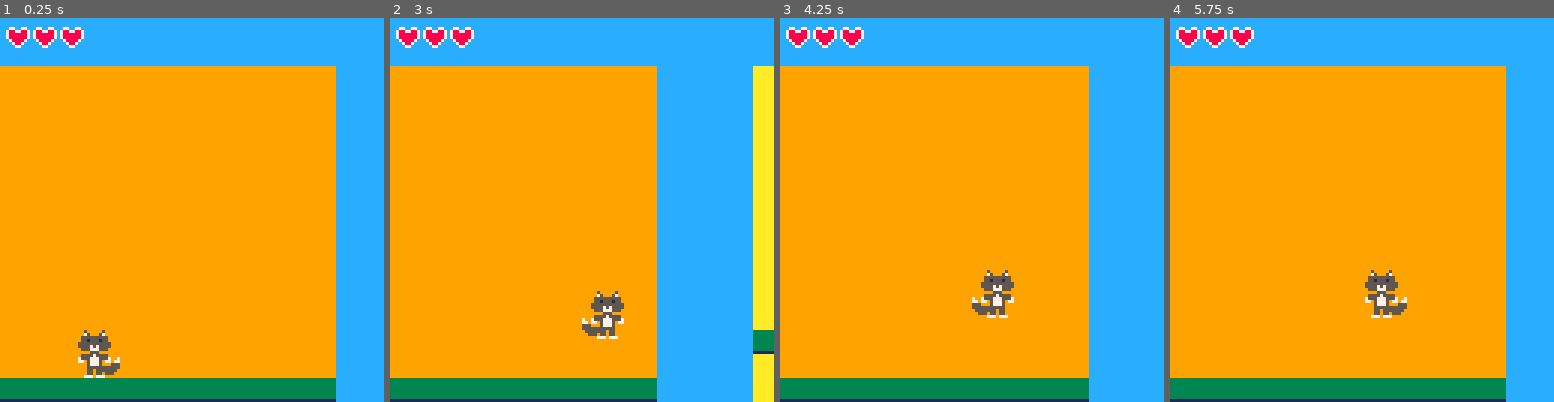
Above: before the commit, frames 1-4 (left to right).
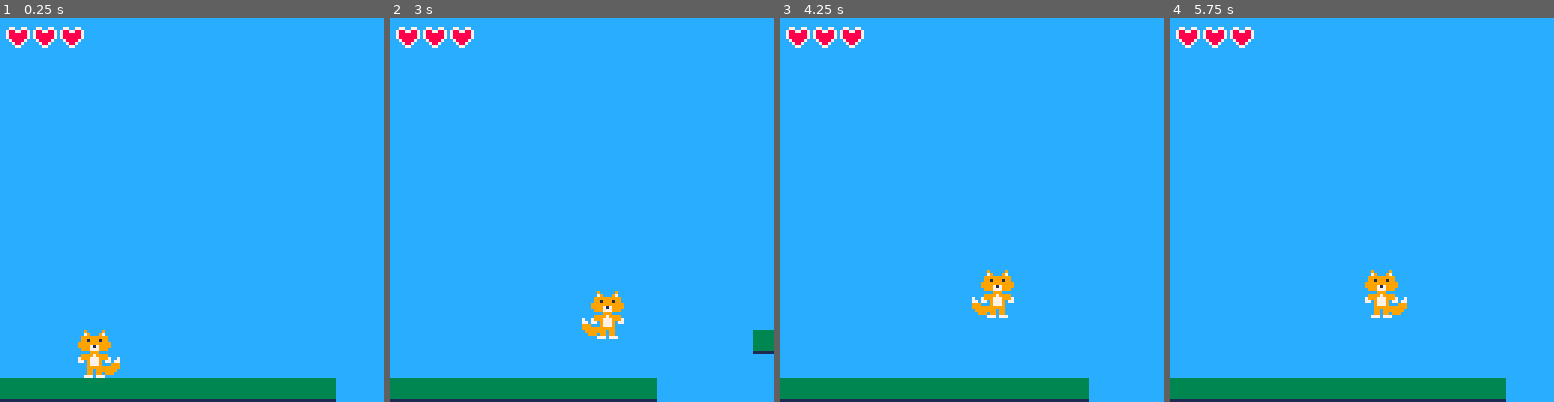
Above: after the commit, the same moments.

Repository: cervantvfr/tatras-pico-8
Game: PICO-8 cartridge tatras-pico-8.p8
Two runs of this game, one before a commit and one after it. Both use one fixed random seed, a clock stepped at 60 frames per second and the inputs below.
Inputs:
- Up to frame 1 (0.25 s): no input
- Up to frame 2 (3 s): tap X (X key) at 0.33, 1.07, 1.85, 2.97 s; tap O (Z key) at 0.7, 1.7, 2.1, 2.5, 2.9 s; hold Right 1.6-2.1 s; hold Up 2.15-2.42 s; hold Right from 2.47 s (still down)
- Up to frame 3 (4.25 s): release Right at 3.03 s; hold Left 3.08-3.58 s; tap O (Z key) at 3.3, 3.7, 4.1 s; hold Down 3.63-3.97 s; hold Right from 4.02 s (still down); tap X (X key) at 4.08 s
- Up to frame 4 (5.75 s): tap O (Z key) every 0.4 s from 4.5 to 5.7 s; release Right at 4.68 s; hold Up 4.73-5.03 s; hold Left 5.08-5.68 s; tap X (X key) at 5.2 s; hold Down from 5.73 s (still down)

The runs differ from the first frame. In frame 1, 71% of the frame differs, in the area x 0-88%, y 12-94%; in frame 2, 61%; in frame 3, 65%; in frame 4, 71%.

Commit message:
update fox and map data

Diff:
--- a/tatras-pico-8.p8
+++ b/tatras-pico-8.p8
@@ -404,21 +404,21 @@
 ]]
 
 __gfx__
-000000000000500000500000000000000000000000000000004000000040000000000000000000008f8ff8f80000666000000000000000000000000000000000
-00000000000075000570000000000000000000000000000000440000044400000000000004444400f8ffff8f0006666600000000000000000000000000000000
-007007000005555555550000000000000000000000000000044448844444000044400000000444008f8ff8f80006686600000000000000000000000000000000
-00077000000551555155000000000000000000000000000004444444444440444440444000004440ffffffff0999966600000000000000000000000000000000
-00077000005555555555500000000000000000000000000044444444444444444444444444000440ffffffff0900666600000000000000000000000000000000
-007007000055557575555000000000000000000000000000448844488444424444444444440004408f8ff8f80000666600006600000000000000000000000000
-00000000000555777555000000000000000000000000000044484448444442444444444444400440888888880006666656666660000000000000000000000000
-000000000000005550000000000000000000000000000000444444444442244444444444444004408f8ff8f80006666655566660000000000000000000000000
-00000000000555575555000000000000000000000000000004444444444244444444444444444440000000000006666565656600000000000000000000000000
-00000000007555777555700700000000000000000000000004444844442244444444444444444400000000000006666656565600000000000000000000000000
-00000000007705777507707700000000000000000000000000448484422444424444444444444400000000000006666665656600000000000000000000000000
-00000000000005777500055500000000000000000000000000044444244444244424444444444000000000000000666666666000000000000000000000000000
-00000000000005555555555500000000000000000000000000000002444444244244444244444000000000000000090006600000000000000000000000000000
-00000000000005505555555000000000000000000000000000000004444400444000222444440000000000000000090000900000000000000000000000000000
-00000000000005505505550000000000000000000000000000000044444004444000244444400000000000000000090000900000000000000000000000000000
+000000000000900000900000000000000000000000000000004000000040000000000000000000008f8ff8f80000666000000000000000000000000000000000
+00000000000079000970000000000000000000000000000000440000044400000000000004444400f8ffff8f0006666600000000000000000000000000000000
+007007000009999999990000000000000000000000000000044448844444000044400000000444008f8ff8f80006686600000000000000000000000000000000
+00077000000991999199000000000000000000000000000004444444444440444440444000004440ffffffff0999966600000000000000000000000000000000
+00077000009999999999900000000000000000000000000044444444444444444444444444000440ffffffff0900666600000000000000000000000000000000
+007007000099997179999000000000000000000000000000448844488444424444444444440004408f8ff8f80000666600006600000000000000000000000000
+00000000000999777999000000000000000000000000000044484448444442444444444444400440888888880006666656666660000000000000000000000000
+000000000000009990000000000000000000000000000000444444444442244444444444444004408f8ff8f80006666655566660000000000000000000000000
+00000000000999979999000000000000000000000000000004444444444244444444444444444440000000000006666565656600000000000000000000000000
+00000000007999777999700700000000000000000000000004444844442244444444444444444400000000000006666656565600000000000000000000000000
+00000000007709777907707700000000000000000000000000448484422444424444444444444400000000000006666665656600000000000000000000000000
+00000000000009777900099900000000000000000000000000044444244444244424444444444000000000000000666666666000000000000000000000000000
+00000000000009999999999900000000000000000000000000000002444444244244444244444000000000000000090006600000000000000000000000000000
+00000000000009909999999000000000000000000000000000000004444400444000222444440000000000000000090000900000000000000000000000000000
+00000000000009909909990000000000000000000000000000000044444004444000244444400000000000000000090000900000000000000000000000000000
 00000000000077707770000000000000000000000000000000000422200004422000444422000000000000000009990099900000000000000000000000000000
 0000000033333333011110006666666699999999aaaaaaaa00555500000000000000000000000000000000000000000000000000000000000000000000000000
 0000000033333333166661116666616699999999aaaaaaaa05555550000000000000000000000000000000000000000000000000000000000000000000000000
@@ -536,23 +536,23 @@
 0000000000000000000000000000000000000000000000000000000000000000000101000000000000000000000000000001010102000000000000000101010000000000000000000000000000000000000000000000000000000000000000000000000000000000000000000000000000000000000000000000000000000000
 0000000000000000000000000000000000000000000000000000000000000000000000000000000000000000000000000000000000000000000000000000000000000000000000000000000000000000000000000000000000000000000000000000000000000000000000000000000000000000000000000000000000000000
 __map__
-0000000000000000000000000000000000000000002100000000000000000000000000000000000000000000000000000000000000000000000000000000000000000000000000000000000000000000000000000000000000000000000000000000000000000000000000000000003225000000000000000000000000000000
 0000000000000000000000000000000000000000000000000000000000000000000000000000000000000000000000000000000000000000000000000000000000000000000000000000000000000000000000000000000000000000000000000000000000000000000000000000003225000000000000000000000000000000
-2424242424242424242424242424000000002525252525252525252525000000000000000000000000000000000000000000000000000000000000000000000000000000000000000000000000000000000000000000000000000000000000000000000000000000000000000000003225000000000000000000000000000000
-2424242424242424242424242424000000002525252525252525252525000000000000000000000000000000000000000000000000000000000000000000000000000000000000000000000000000000000000000000000000000000000000000000000000000000000000000000003225000000000000000000000000000000
-2424242424242424242424242424000000002525252525252525252525000000000000000000000000000000000000000000000000000000000000000000000000000000000000000000000000000000000000000000000000000000000000000000000000000000000000000000003225000000002121212121212121212100
-2424242424242424242424242424000000002525252525252525252525000000000000000000000000000000000000000000000000000000000000000000000000000000000000000000000000000000000000000000000000000000000000000000000000000000000000000000003225000000000000000000000000000000
-2424242424242424242424242424000000002525252525252525252525000000000000000000000000000000000000000000000000000000000000000000000000000000000000000000000000000000000000000000000000000000000000000000000000000000000000000000003225212121000000000000000000000000
-2424242424242424242424242424000000002525252525212525252525000000000000000000000000393b00000000000000000000000000000000000000000000000000000000000000000000000000000000000000000000000000000000000000000000000000000000000000003225000000000000000000000000000000
-2424242424242424242424242424000000002525252525252525252525000000000000000000000021212100000000000000000000000000000000000000000000000000000000000000000000000000000000000000000000000000000000000000000000000000000000000000003225000000000021210000000000000000
-2424242424242424242424242424000000002525252525252525252125000000002525250000000032323200000000000000000000000000000000000000000000000000000000000000000000000000000000000000000000000000000000000000000000000000000000000000003225000000000000000000000000000000
-2424242424242424242424242424000000002525212525252525252525000000002525250000000032323200000000002121212121212121212121212121210000000000000000000000000000000000000000000000000000000000000000000000000000000000000000000000003225000000000000000021210000000000
-24242424242424242424242424240000000025252525252525250a2525000000002121210000000032323200000000003232323232323232323232323232320000000000000000000000000000000000000000000000000000000000002121212100000000000000000000000000343225000000000000000000000000212100
-2424242424242424242424242424000000002525252525252525252525000000002525250000000032323200000000003232323232323232323232323232322121212121212121000000000021212121000021210000002121210000003232323200000021210000000000000000343225000000000000000000000000000000
-2424242424242424242424242424000000002121212121212121212121000000002525250000000032323200000000003232323232323232323232323232323232323232323232000000000032323232000032320000003232320000003232323200000032322121212121212121323225000000000000000000212100000000
-2424242424242424242424242424000000002525252525252525252525000000002525250000000032323200000000003232323232323232323232323232323232323232323232000000000032323232000032320000003232320000003232323200000032323232323232323232323225000000000000000000000000000000
-2121212121212121212121212121000000002525252525252525252525000000002525250000000032323200000000003232323232323232323232323232323232323232323232000000000032323232000032320000003232320000003232323200000032323232323232323232323225000000000000212100000000000000
-0000000000000000000000000000000000000000000000000000000000000000000303000000000000000000000000000000000000000000000000000000000000000000000000000000000000000000000000000000000000000000000000000000000000000000000000000000000025000000000000000000000000000000
+0000000000000000000000000000000000000000000000000000000000000000000000000000000000000000000000000000000000000000000000000000000000000000000000000000000000000000000000000000000000000000000000000000000000000000000000000000003225000000000000000000000000000000
+0000000000000000000000000000000000000000000000000000000000000000000000000000000000000000000000000000000000000000000000000000000000000000000000000000000000000000000000000000000000000000000000000000000000000000000000000000003225000000000000000000000000000000
+0000000000000000000000000000000000000000000000000000000000000000000000000000000000000000000000000000000000000000000000000000000000000000000000000000000000000000000000000000000000000000000000000000000000000000000000000000003225000000000000000000000000000000
+0000000000000000000000000000000000000000000000000000000000000000000000000000000000000000000000000000000000000000000000000000000000000000000000000000000000000000000000000000000000000000000000000000000000000000000000000000003225000000002121212121212121212100
+0000000000000000000000000000000000000000000000000000000000000000000000000000000000000000000000000000000000000000000000000000000000000000000000000000000000000000000000000000000000000000000000000000000000000000000000000000003225000000000000000000000000000000
+0000000000000000000000000000000000000000000000000000000000000000000000000000000000000000000000000000000000000000000000000000000000000000000000000000000000000000000000000000000000000000000000000000000000000000000000000000003225212121000000000000000000000000
+0000000000000000000000000000000000000000000000210000000000000000000000000000000000393b00000000000000000000000000000000000000000000000000000000000000000000000000000000000000000000000000000000000000000000000000000000000000003225000000000000000000000000000000
+0000000000000000000000000000000000000000000000000000000000000000000000000000000021212100000000000000000000000000000000000000000000000000000000000000000000000000000000000000000000000000000000000000000000000000000000000000003225000000000021210000000000000000
+0000000000000000000000000000000000000000000000000000002100000000000000000000000032323200000000000000000000000000000000000000000000000000000000000000000000000000000000000000000000000000000000000000000000000000000000000000003225000000000000000000000000000000
+0000000000000000000000000000000000000000210000000000000000000000000000000000000032323200000000002121212121212121212121212121210000000000000000000000000000000000000000000000000000000000000000000000000000000000000000000000003225000000000000000021210000000000
+00000000000000000000000000000000000000000000000000000a0000000000002121210000000032323200000000003232323232323232323232323232320000000000000000000000000000000000000000000000000000000000002121212100000000000000000000000000343225000000000000000000000000212100
+0000000000000000000000000000000000000000000000000000000000000000000000000000000032323200000000003232323232323232323232323232322121212121212121000000000021212121000021210000002121210000003232323200000021210000000000000000343225000000000000000000000000000000
+0000000000000000000000000000000000002121212121212121212121000000000000000000000032323200000000003232323232323232323232323232323232323232323232000000000032323232000032320000003232320000003232323200000032322121212121212121323225000000000000000000212100000000
+0000000000000000000000000000000000000000000000000000000000000000000000000000000032323200000000003232323232323232323232323232323232323232323232000000000032323232000032320000003232320000003232323200000032323232323232323232323225000000000000000000000000000000
+2121212121212121212121212121000000000000000000000000000000000000000000000000000032323200000000003232323232323232323232323232323232323232323232000000000032323232000032320000003232320000003232323200000032323232323232323232323225000000000000212100000000000000
+0000000000000000000000000000000000000000000000000000000000000000000000000000000000000000000000000000000000000000000000000000000000000000000000000000000000000000000000000000000000000000000000000000000000000000000000000000000025000000000000000000000000000000
 0000000000000000000000000000000000000000000000000000000000000000000000000000000000000000000000000000000000000000000000000000000000000000000000000000000000000000000000000000000000000000000000000000000000000000000000000000000025000000000000000000000000000000
 0000000000000000000000000000000000000000000000000000000000000000000000000000000000000000000000000000000000000000000000000000000000000000000000000000000000000000000000000000000000000000000000000000000000000000000000000000000025000000000000212100000000000000
 0000000000000000000000000000000000000000000000000000000000000000000000000000000000000000000000000000000000000000000000000000000000000000000000000000000000000000000000000000000000000000000000000000000000000000000000000000000025000000002121000000000000000000
